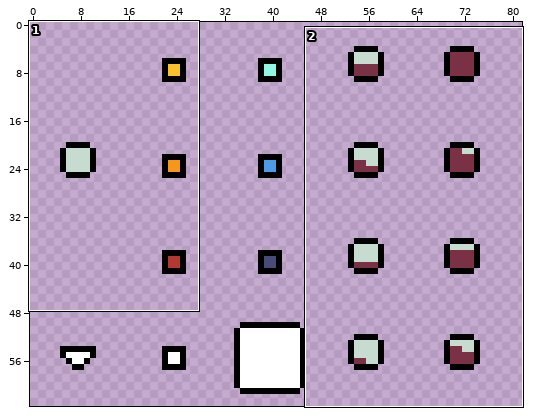
File history of a pixel-art file, Prototypes/prototype_CooknServe/Assets/Sprites/UI.aseprite. Above, an overview of the earlier version with the close-up marked.
Close-up. The starting point:
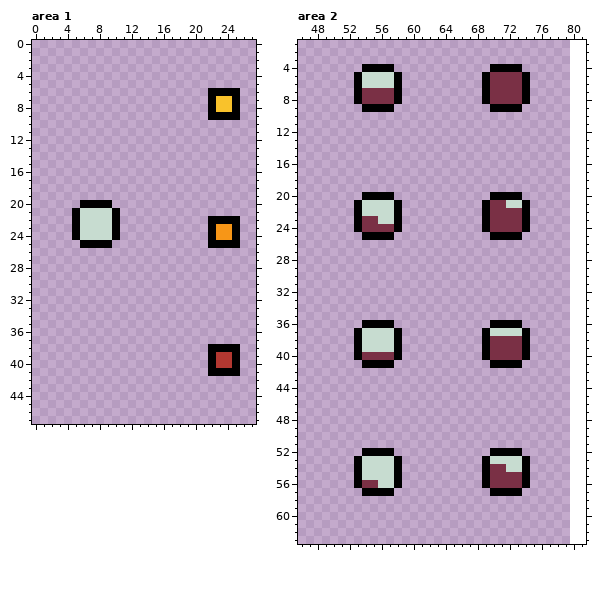
80x64 pixels, 1 frame. Shown: area 1: x 0..27, y 0..47; area 2: x 46..81, y 1..63. The old version is drawn lined up with the new one, on the new canvas. The wide view leaves out empty margins.
The same view after the edit:
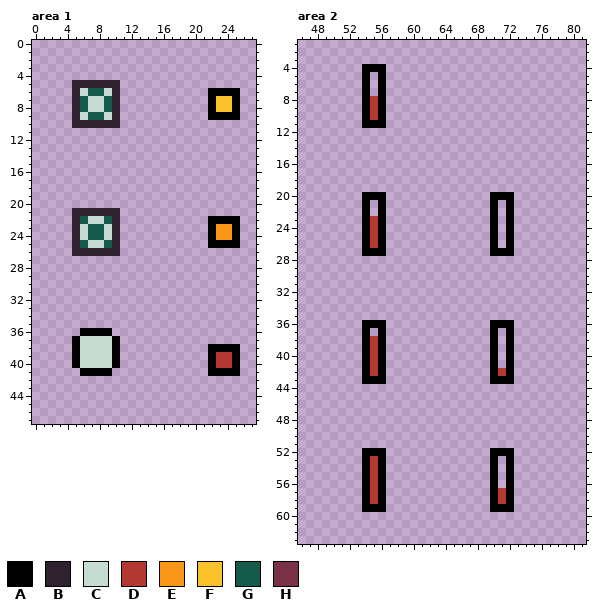
Palette (. is transparent): A #000000  B #2e222f  C #c7dcd0  D #b33831  E #f79617  F #f9c22b  G #165a4c  H #7a3045
What changed:
canvas 80x64 -> 112x64
--- area 1
@@ x 3..12 @@
  4 ..........
- 5 ..........
- 6 ..........
- 7 ..........
- 8 ..........
- 9 ..........
-10 ..........
+ 5 ..BBBBBB..
+ 6 ..BCGGCB..
+ 7 ..BGCCGB..
+ 8 ..BGCCGB..
+ 9 ..BCGGCB..
+10 ..BBBBBB..
 11 ..........
@@ x 3..12 @@
 19 ..........
-20 ...AAAA...
-21 ..ACCCCA..
-22 ..ACCCCA..
-23 ..ACCCCA..
-24 ..ACCCCA..
-25 ...AAAA...
-26 ..........
+20 ..........
+21 ..BBBBBB..
+22 ..BGCCGB..
+23 ..BCGGCB..
+24 ..BCGGCB..
+25 ..BGCCGB..
+26 ..BBBBBB..
 27 ..........
@@ x 3..12 @@
 35 ..........
-36 ..........
-37 ..........
-38 ..........
-39 ..........
-40 ..........
-41 ..........
+36 ...AAAA...
+37 ..ACCCCA..
+38 ..ACCCCA..
+39 ..ACCCCA..
+40 ..ACCCCA..
+41 ...AAAA...
 42 ..........
--- area 2
@@ x 46..81 @@
  3 ....................................
- 4 ........AAAA............AAAA........
- 5 .......ACCCCA..........AHHHHA.......
- 6 .......ACCCCA..........AHHHHA.......
- 7 .......AHHHHA..........AHHHHA.......
- 8 .......AHHHHA..........AHHHHA.......
- 9 ........AAAA............AAAA........
-10 ....................................
-11 ....................................
+ 4 ........AAA.........................
+ 5 ........A.A.........................
+ 6 ........A.A.........................
+ 7 ........A.A.........................
+ 8 ........ADA.........................
+ 9 ........ADA.........................
+10 ........ADA.........................
+11 ........AAA.........................
 12 ....................................
@@ x 46..81 @@
 19 ....................................
-20 ........AAAA............AAAA........
-21 .......ACCCCA..........AHHCCA.......
-22 .......ACCCCA..........AHHHHA.......
-23 .......AHHCCA..........AHHHHA.......
-24 .......AHHHHA..........AHHHHA.......
-25 ........AAAA............AAAA........
-26 ....................................
-27 ....................................
+20 ........AAA.............AAA.........
+21 ........A.A.............A.A.........
+22 ........A.A.............A.A.........
+23 ........ADA.............A.A.........
+24 ........ADA.............A.A.........
+25 ........ADA.............A.A.........
+26 ........ADA.............A.A.........
+27 ........AAA.............AAA.........
 28 ....................................
@@ x 46..81 @@
 35 ....................................
-36 ........AAAA............AAAA........
-37 .......ACCCCA..........ACCCCA.......
-38 .......ACCCCA..........AHHHHA.......
-39 .......ACCCCA..........AHHHHA.......
-40 .......AHHHHA..........AHHHHA.......
-41 ........AAAA............AAAA........
-42 ....................................
-43 ....................................
+36 ........AAA.............AAA.........
+37 ........A.A.............A.A.........
+38 ........ADA.............A.A.........
+39 ........ADA.............A.A.........
+40 ........ADA.............A.A.........
+41 ........ADA.............A.A.........
+42 ........ADA.............ADA.........
+43 ........AAA.............AAA.........
 44 ....................................
@@ x 46..81 @@
 51 ....................................
-52 ........AAAA............AAAA........
-53 .......ACCCCA..........ACCCCA.......
-54 .......ACCCCA..........AHHCCA.......
-55 .......ACCCCA..........AHHHHA.......
-56 .......AHHCCA..........AHHHHA.......
-57 ........AAAA............AAAA........
-58 ....................................
-59 ....................................
+52 ........AAA.............AAA.........
+53 ........ADA.............A.A.........
+54 ........ADA.............A.A.........
+55 ........ADA.............A.A.........
+56 ........ADA.............A.A.........
+57 ........ADA.............ADA.........
+58 ........ADA.............ADA.........
+59 ........AAA.............AAA.........
 60 ....................................
